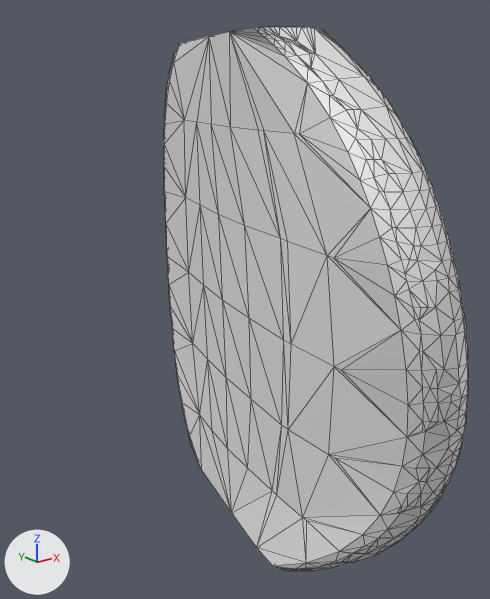
A saved change to the glTF model cad/glb/parts/condyle_pad_lat_r.glb.
Rendered twice from a 50 mm camera at (-0.1035, -0.0506, 0.0199) aimed at (-0.065, -0.0025, 0.0007). Every picture has the same lights, and +X, +Y and +Z are marked at lower left. The picture after the commit comes second. Mesh edges are drawn as thin lines.

Names of what the first picture shows: 'geometry_0'.
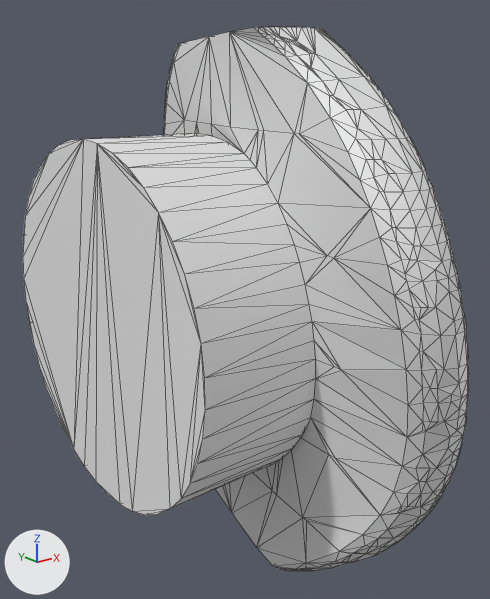
What differs and where, as boxes (x1, y1, x2, y2) in the pictures (490 x 599 px):
'geometry_0', reshaped (46% wider): before (164, 27, 469, 572); after (23, 27, 469, 572)
part 1 of me_geometry_0, built on: before (211, 124, 407, 466); after (23, 124, 407, 515)

What the commit changed:
me_geometry_0 is used by ob_geometry_0; location (0.0, 0.0, 0.0).
me_geometry_0 had 1037 vertices, 2070 faces and spanned x -0.0711..-0.0526, y -0.0274..0.0234, z -0.024..0.024.
me_geometry_0 now has 1133 vertices, 2262 faces and spans x -0.0793..-0.0526, y -0.0274..0.0234, z -0.024..0.024.
Part 1, on me_geometry_0:
4 vertices are removed from x -0.0689..-0.0683, y -0.0127..-0.0115, z 0.0001..0.0086.
29 faces are deleted.
100 vertices are added at x -0.0793..-0.0681, y -0.016..0.016, z -0.016..0.016.
221 new faces join them.
